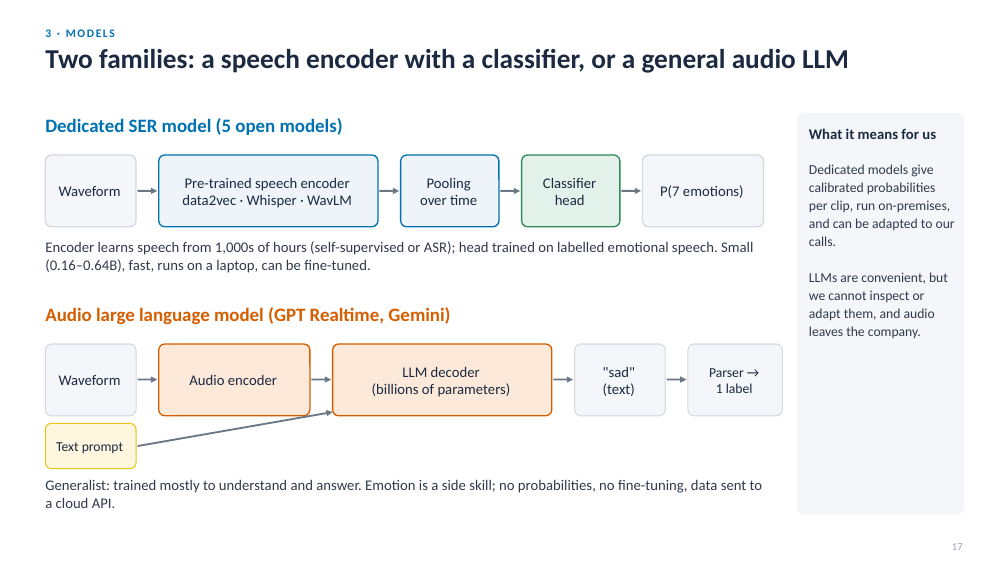
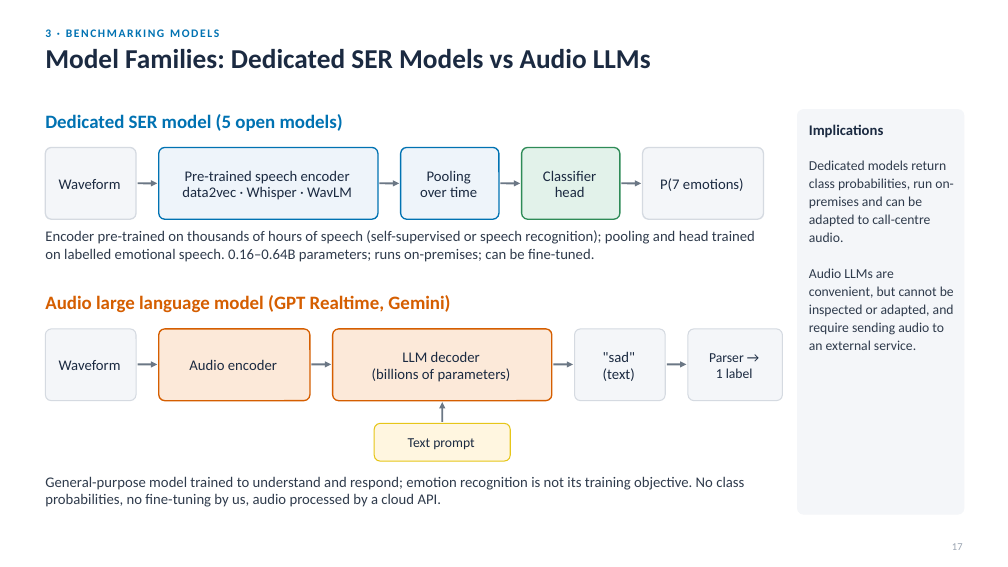
Before and after one commit to Davidlequnchen/emotion_recognition, a slide deck: slide 18 of emotion_recognition/presentation/SER_evaluation.pptx. Drawn at 1008x567 pixels with LibreOffice and Linux fonts; fonts in the diff are those of the drawing. Boxes give left, top, right and bottom in pixels: in the first picture for what was removed or moved away, otherwise in the second. Text is boxed around its words. In the diff, an @@ line names an element or a change of style, - is before the commit and + after.

```diff
--- a/emotion_recognition/presentation/SER_evaluation.pptx
+++ b/emotion_recognition/presentation/SER_evaluation.pptx
@@ text at [45,29,219,37]: text changed @@
-3 · MODELS
+3 · BENCHMARKING MODELS
@@ text at [45,49,651,69]: text changed @@
-Two families: a speech encoder with a classifier, or a general audio LLM
+Model Families: Dedicated SER Models vs Audio LLMs
@@ text "Dedicated SER model (5 open ...": place and size @@
-text "Dedicated SER model (5 open ..." at [45,118,343,135]
+text "Dedicated SER model (5 open ..." at [45,114,343,131]
@@ text at [809,124,884,138]: text changed @@
-What it means for us
+Implications
@@ text at [809,160,954,350]: text changed @@
-Dedicated models give calibrated probabilities per clip, run on-premises, and can be adapted to our calls.
-LLMs are convenient, but we cannot inspect or adapt them, and audio leaves the company.
+Dedicated models return class probabilities, run on-premises and can be adapted to call-centre audio.
+Audio LLMs are convenient, but cannot be inspected or adapted, and require sending audio to an external service.
@@ 5 rounded rectangles, 4 arrows, 1 text: place and size @@
-5 rounded rectangles, 4 arrows, 1 text at [45,155,764,325]
+5 rounded rectangles, 4 arrows, 1 text at [45,147,764,313]
@@ text at [45,230,755,262]: text changed @@
-Encoder learns speech from 1,000s of hours (self-supervised or ASR); head trained on labelled emotional speech. Small (0.16–0.64B), fast, runs on a laptop, can be fine-tuned.
+Encoder pre-trained on thousands of hours of speech (self-supervised or speech recognition); pooling and head trained on labelled emotional speech. 0.16–0.64B parameters; runs on-premises; can be fine-tuned.
@@ 5 rounded rectangles, 4 arrows: place and size @@
-5 rounded rectangles, 4 arrows at [45,344,783,416]
+5 rounded rectangles, 4 arrows at [45,329,783,401]
@@ arrow removed from (138, 446) to (333, 412) @@
@@ arrow added from (442, 422) to (442, 402), #6B7785 1.75 pt @@
@@ rounded rectangle "Text prompt": place and size @@
-rounded rectangle "Text prompt" at [45,423,136,469]
+rounded rectangle "Text prompt" at [374,423,510,461]
@@ rounded rectangle "Text prompt" at [374,423,510,461]: proportions changed @@
@@ text at [45,476,744,507]: text changed @@
-Generalist: trained mostly to understand and answer. Emotion is a side skill; no probabilities, no fine-tuning, data sent to a cloud API.
+General-purpose model trained to understand and respond; emotion recognition is not its training objective. No class probabilities, no fine-tuning by us, audio processed by a cloud API.
```
Also in this commit, not shown: 46 other slides changed, 9 slides added, 5 slides removed, 42 other files.
